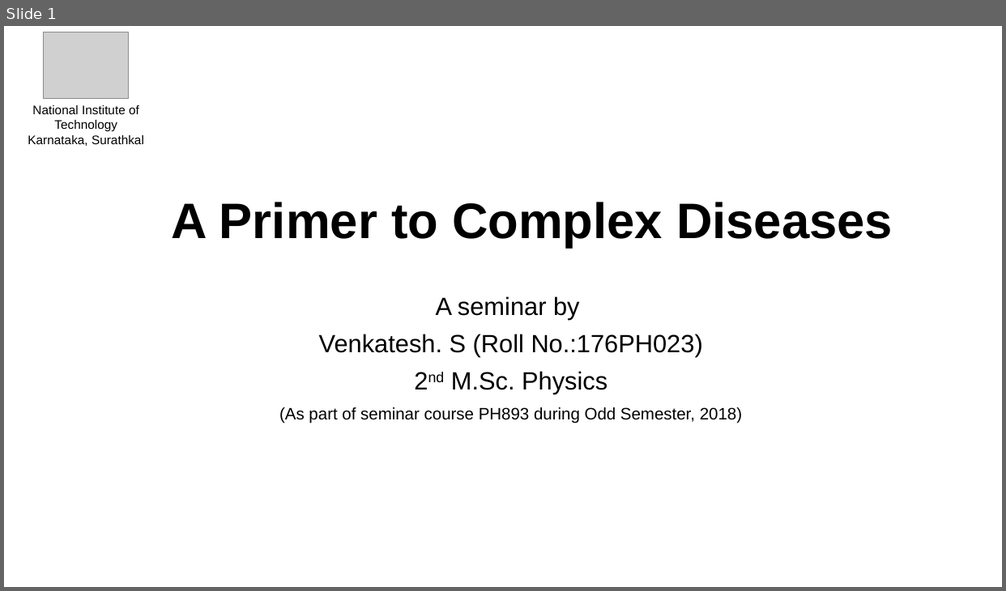
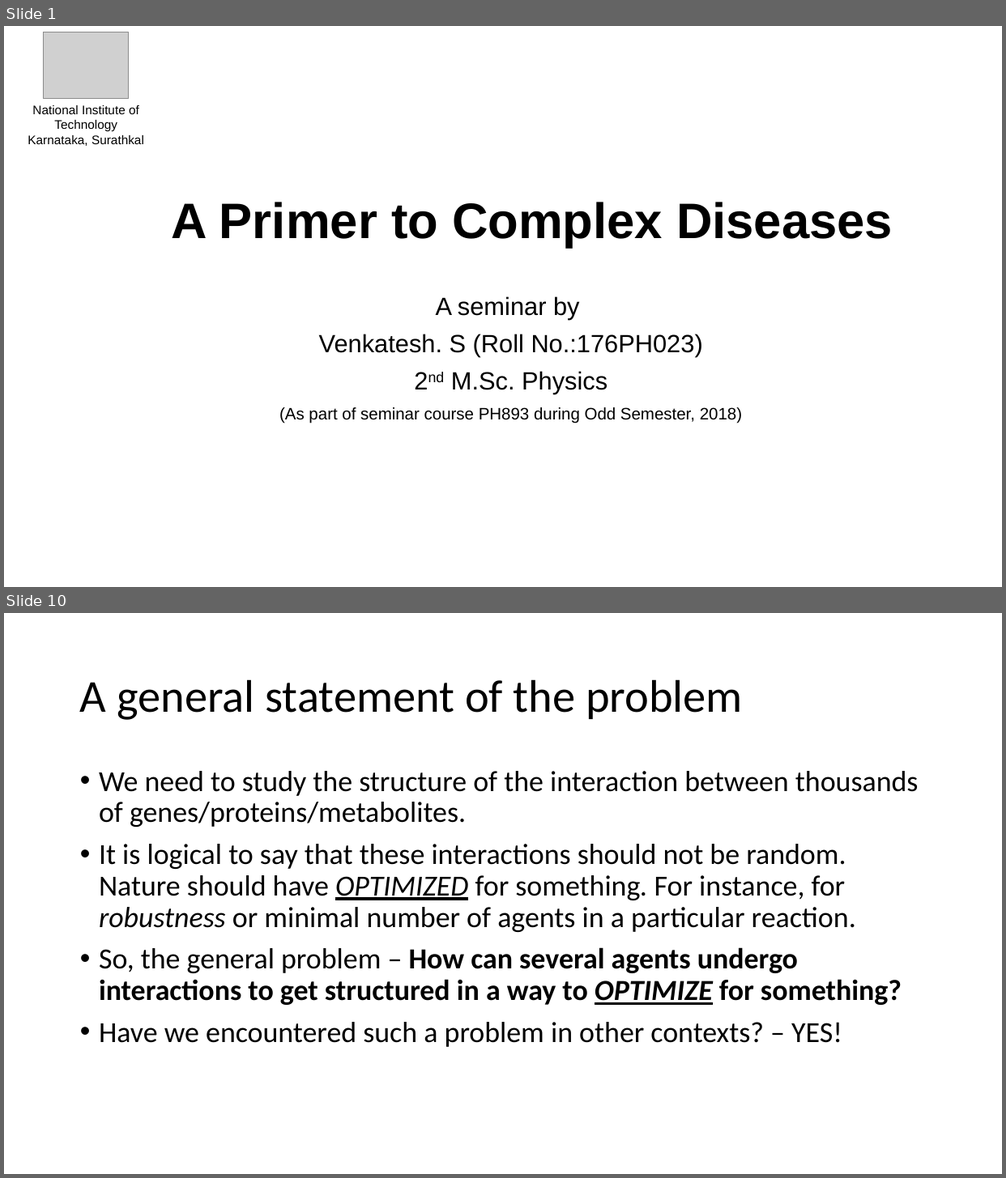
Before and after one commit to VenkiPhy6/seminar-thirdsem, a slide deck: A Primer to Complex Diseases.pptx. Shown one above the other, each under a label of ours: slide 1 before the commit, slides 1 and 10 after it; the slides between them are not shown. The pictures are 1006x591 and 1006x1178 pixels, drawn with LibreOffice and Linux fonts; fonts in the diff are those of the drawing; grey boxes stand for pictures. Boxes give left, top, right and bottom in pixels: in the first picture for what was removed or moved away, otherwise in the second. Text is boxed around its words. In the diff, an @@ line names an element or a change of style, - is before the commit and + after.

```diff
--- a/A Primer to Complex Diseases.pptx
+++ b/A Primer to Complex Diseases.pptx
@@ slide 10 added at [4, 613, 1002, 1174], background #FFFFFF @@
@@ title added at [80, 679, 743, 720], 44 pt, text #000000 @@
+A general statement of the problem
@@ text added at [99, 771, 918, 1047], 28 pt, text #000000 @@
+• We need to study the structure of the interaction between thousands of genes/proteins/metabolites.
+• It is logical to say that these interactions should not be random. Nature should have OPTIMIZED for something. For instance, for robustness or minimal number of agents in a particular reaction.
+• So, the general problem – How can several agents undergo interactions to get structured in a way to OPTIMIZE for something?
+• Have we encountered such a problem in other contexts? – YES!
```
Also in this commit, not shown: 4 slides changed, 5 other slides added.
